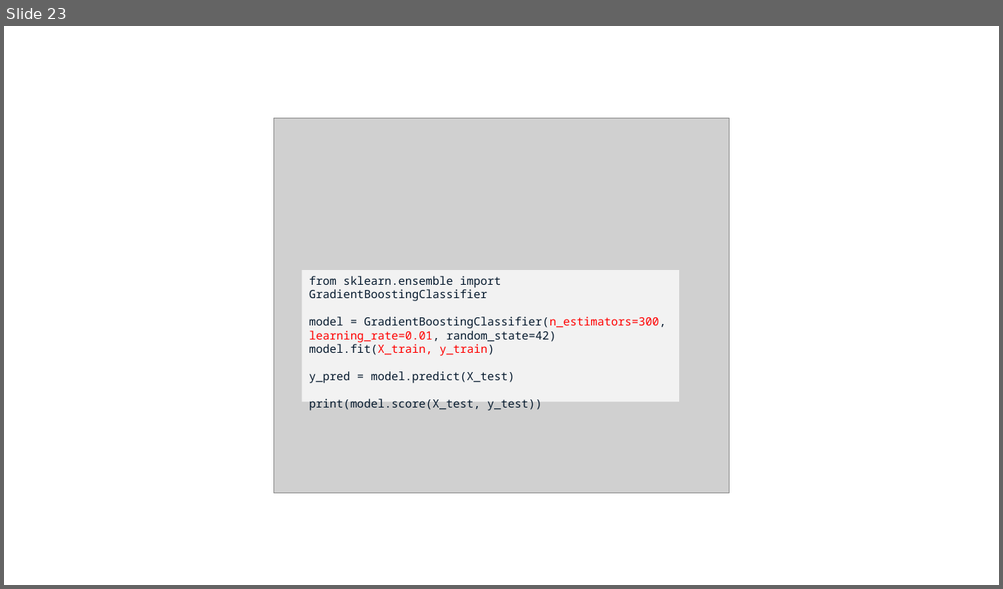
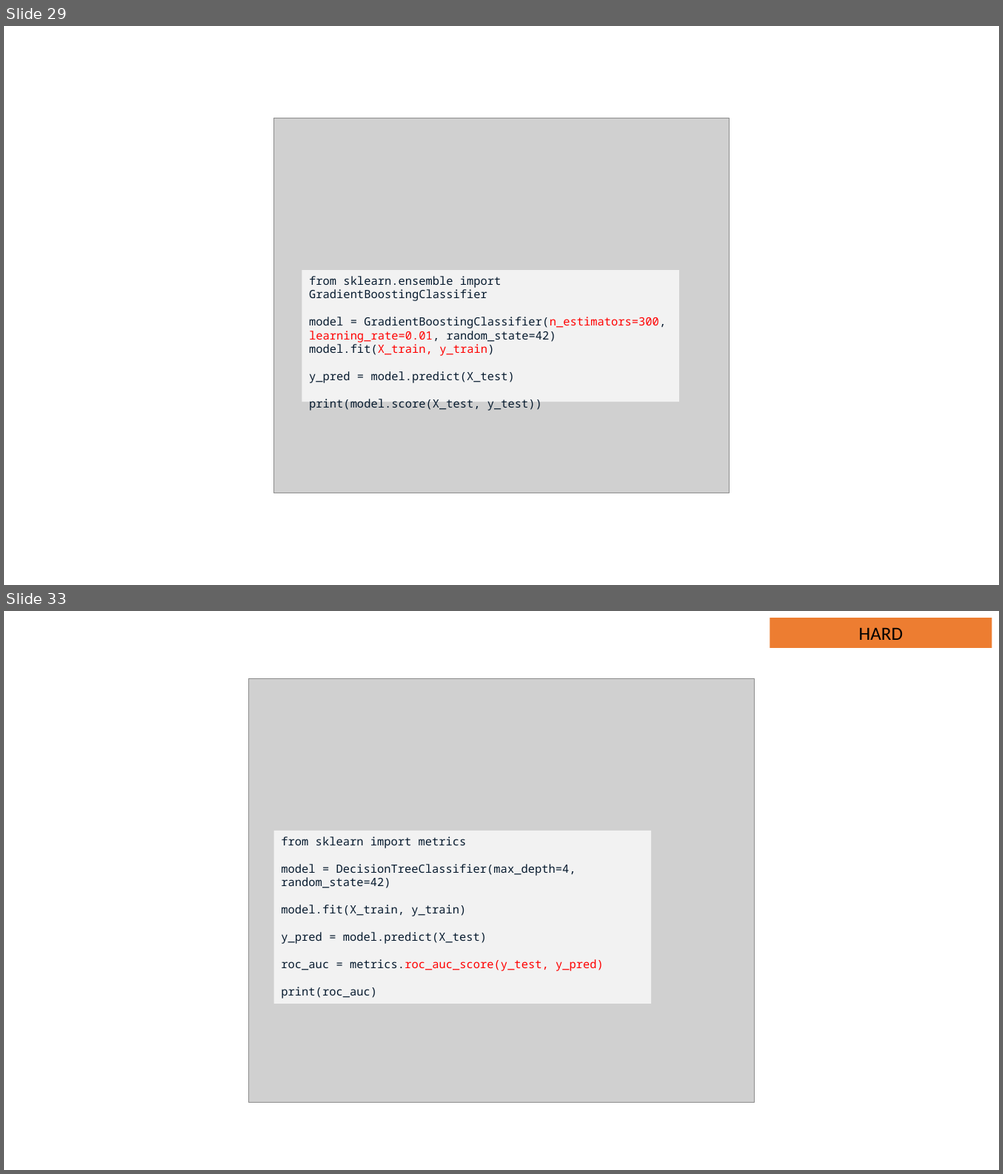
Before and after one commit to JNYH/DataCamp_Assessment, a slide deck: Model_Development.pptx. Shown one above the other, each under a label of ours: slide 23 before the commit, slides 29 and 33 after it; the slides between them are not shown. The pictures are 1003x589 and 1003x1174 pixels, drawn with LibreOffice and Linux fonts; fonts in the diff are those of the drawing; grey boxes stand for pictures. Boxes give left, top, right and bottom in pixels: in the first picture for what was removed or moved away, otherwise in the second. Text is boxed around its words. In the diff, an @@ line names an element or a change of style, - is before the commit and + after.

```diff
--- a/Model_Development.pptx
+++ b/Model_Development.pptx
@@ slide 33 added at (x1=4, y1=611, x2=999, y2=1170), background #FFFFFF @@
@@ rectangle added at (x1=769, y1=618, x2=992, y2=647), fill #ED7D31, 18 pt, text #000000 @@
+HARD
@@ picture added at (x1=249, y1=679, x2=754, y2=1103) @@
@@ rectangle added at (x1=274, y1=830, x2=652, y2=1003), fill #F2F2F2, 11 pt, text #05192D @@
+from sklearn import metrics
+model = DecisionTreeClassifier(max_depth=4, random_state=42)
+model.fit(X_train, y_train)
+y_pred = model.predict(X_test)
+roc_auc = metrics.roc_auc_score(y_test, y_pred)
+print(roc_auc)
@@ what was slide 23 is now slide 29 @@
```
Also in this commit, not shown: 4 slides changed, 12 other slides added, 3 slides removed.
